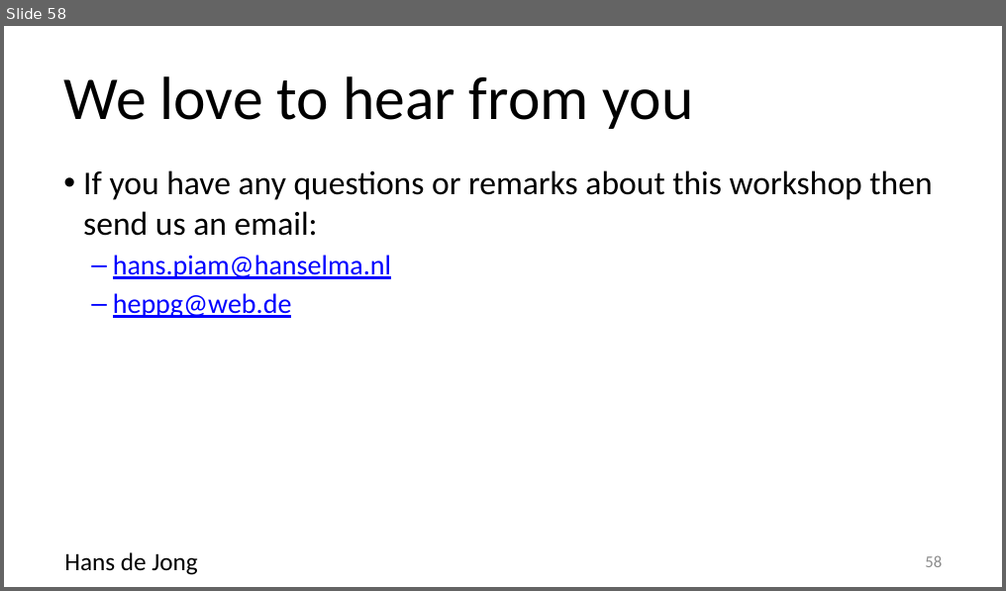
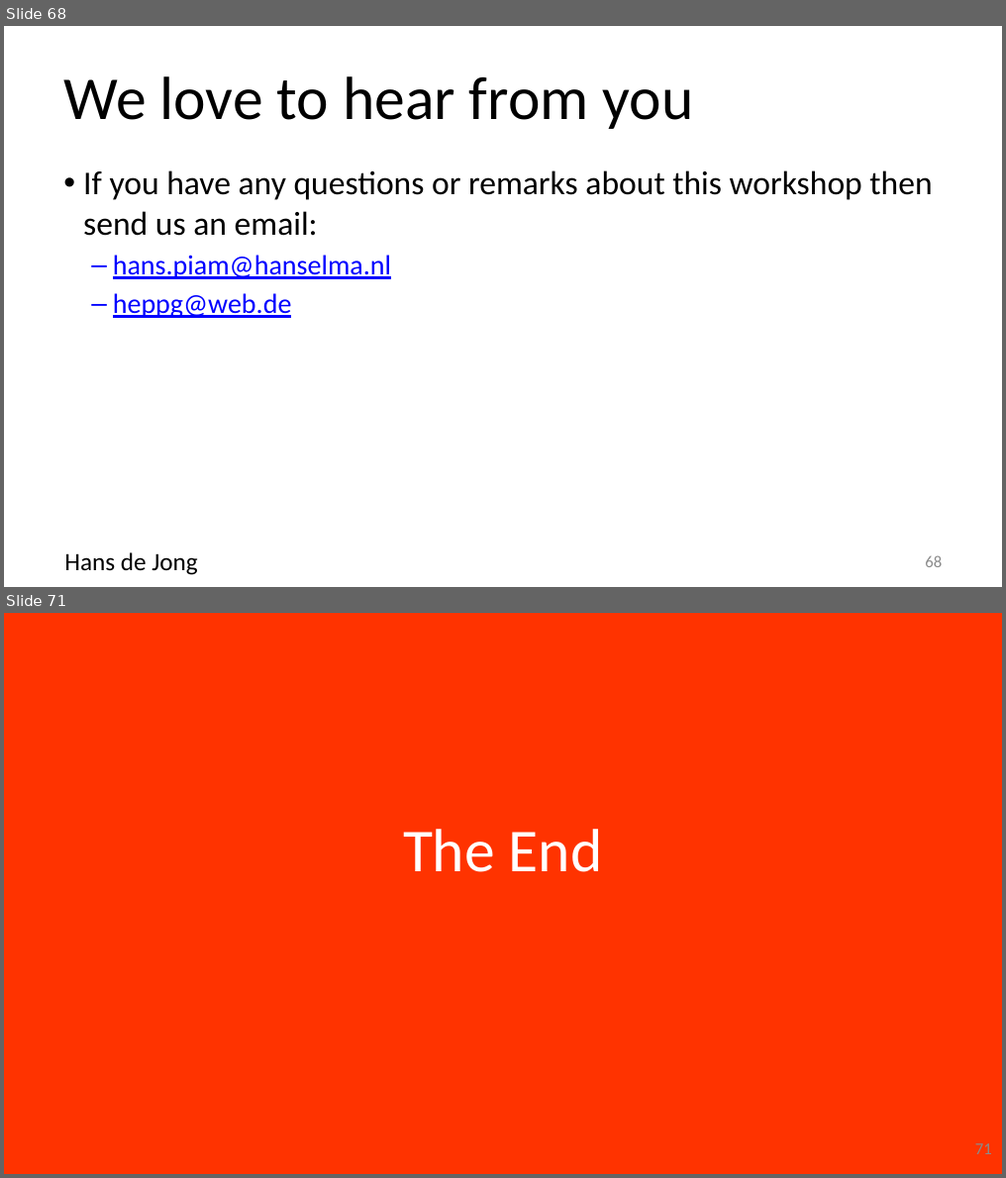
Before and after one commit to hansdejongehv/Weekendschool-PiAndMore, a slide deck: PiAndMore/Part-1--Breadboard/PiAndMore workshop physical computing with Arduino - part 1 - Beginners and Advanced.v0.3.pptx. Shown one above the other, each under a label of ours: slide 58 before the commit, slides 68 and 71 after it; the slides between them are not shown. The pictures are 1006x591 and 1006x1178 pixels, drawn with LibreOffice and Linux fonts; fonts in the diff are those of the drawing; background and template pictures are left out. Boxes give left, top, right and bottom in pixels: in the first picture for what was removed or moved away, otherwise in the second. Text is boxed around its words. In the diff, an @@ line names an element or a change of style, - is before the commit and + after.

```diff
--- a/PiAndMore/Part-1--Breadboard/PiAndMore workshop physical computing with Arduino - part 1 - Beginners and Advanced.v0.3.pptx
+++ b/PiAndMore/Part-1--Breadboard/PiAndMore workshop physical computing with Arduino - part 1 - Beginners and Advanced.v0.3.pptx
@@ slide 71 added at (x1=4, y1=613, x2=1002, y2=1174), background #FF3300 @@
@@ title added at (x1=403, y1=829, x2=603, y2=872), 44 pt, text #FFFFFF @@
+The End
@@ page number added at (x1=975, y1=1144, x2=992, y2=1155), 12 pt, text #8C8C8C @@
+71
@@ what was slide 58 is now slide 68 @@
@@ page number at (x1=925, y1=556, x2=942, y2=568): text changed @@
-58
+68
```
Also in this commit, not shown: 1 slide changed, 12 other slides added.
